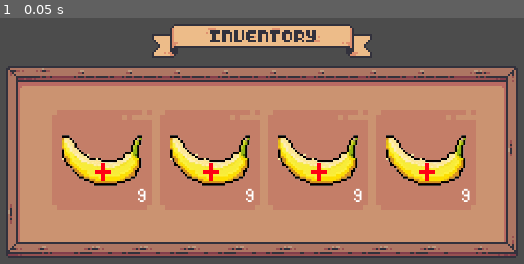
Above: before the commit, frame 1.
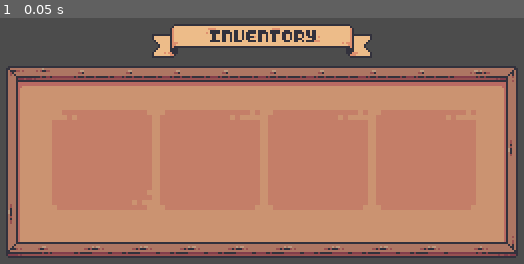
Above: after the commit, the same moment.

Repository: Gabriel-Mene/UntamedSouls2D
Game: Godot game, scene res://scenes/interface/player/inventory/inventory_container.tscn
The game is run twice, just before and just after one commit, with the same random seed, the same clock (stepped at 60 frames per second) and the same inputs. The project has no main scene, so this scene is started directly.
Inputs:
- Up to frame 1 (0.05 s): no input

The runs differ from the first frame. In frame 1, 7.2% of the frame differs, in the area x 11-90%, y 47-75%.

Commit message:
Mouse entered Inventory

Diff:
--- a/project.godot
+++ b/project.godot
@@ -83,6 +83,11 @@
 "class": "FloatText",
 "language": "GDScript",
 "path": "res://scripts/enviroment/floating_text.gd"
+}, {
+"base": "TextureRect",
+"class": "InterfaceItem",
+"language": "GDScript",
+"path": "res://scripts/interface/player/item.gd"
 }, {
 "base": "Control",
 "class": "InventoryContainer",
@@ -145,6 +150,7 @@
 "EnemyTemplate": "",
 "EnemyTexture": "",
 "FloatText": "",
+"InterfaceItem": "",
 "InventoryContainer": "",
 "Lacaio": "",
 "LacaioTexture": "",
--- a/scenes/interface/player/inventory/item.tscn
+++ b/scenes/interface/player/inventory/item.tscn
@@ -1,8 +1,9 @@
-[gd_scene load_steps=5 format=2]
+[gd_scene load_steps=6 format=2]
 
 [ext_resource path="res://assets/item/consumable/healingbanana.png" type="Texture" id=1]
 [ext_resource path="res://assets/interface/intentory/item_background/type_1.png" type="Texture" id=2]
 [ext_resource path="res://assets/font/bit_potion.ttf" type="DynamicFontData" id=3]
+[ext_resource path="res://scripts/interface/player/item.gd" type="Script" id=4]
 
 [sub_resource type="DynamicFont" id=1]
 size = 15
@@ -14,8 +15,10 @@
 rect_min_size = Vector2( 50, 50 )
 texture = ExtResource( 2 )
 expand = true
+script = ExtResource( 4 )
 
 [node name="ItemTexture" type="TextureRect" parent="."]
+visible = false
 anchor_left = 0.5
 anchor_top = 0.5
 anchor_right = 0.5
@@ -29,6 +32,7 @@
 expand = true
 
 [node name="Amount" type="Label" parent="ItemTexture"]
+visible = false
 anchor_left = 1.0
 anchor_top = 1.0
 anchor_right = 1.0
@@ -42,3 +46,6 @@
 text = "9"
 align = 2
 valign = 1
+
+[connection signal="mouse_entered" from="." to="." method="on_mouse_entered"]
+[connection signal="mouse_exited" from="." to="." method="on_mouse_exited"]
--- /dev/null
+++ b/scripts/interface/player/item.gd
@@ -0,0 +1,47 @@
+extends TextureRect
+
+class_name InterfaceItem
+
+signal empty_slot
+#signal item_clicked
+
+onready var item_texture: TextureRect = get_node("ItemTexture")
+onready var item_amount: Label = get_node("Amount")
+onready var item_index: int = get_index()
+
+
+var type_value: int
+var sell_price:int
+
+var amount: int = 0
+
+var can_click: bool = false
+
+var item_dictionary: Dictionary = {}
+
+var item_name: String = ""
+var item_type: String
+var item_image_path: String
+
+var texture_list: Array =[
+	"res://assets/interface/intentory/item_background/type_1.png",
+	"res://assets/interface/intentory/item_background/type_2.png",
+	"res://assets/interface/intentory/item_background/type_3.png"
+]
+
+
+func _ready() -> void:
+	randomize()
+	var random_index: int = randi() % texture_list.size()
+	texture = load(texture_list[random_index])
+
+
+
+func on_mouse_entered() -> void:
+	can_click = true
+	modulate.a = 0.5
+
+
+func on_mouse_exited() -> void:
+	can_click = false
+	modulate.a = 1.0
